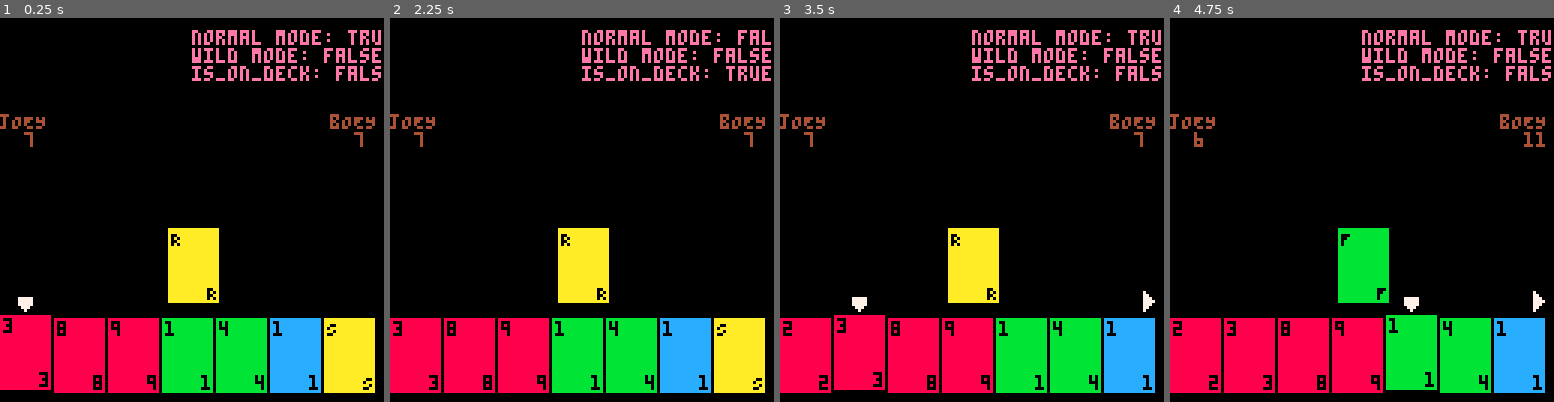
Above: before the commit, frames 1-4 (left to right).
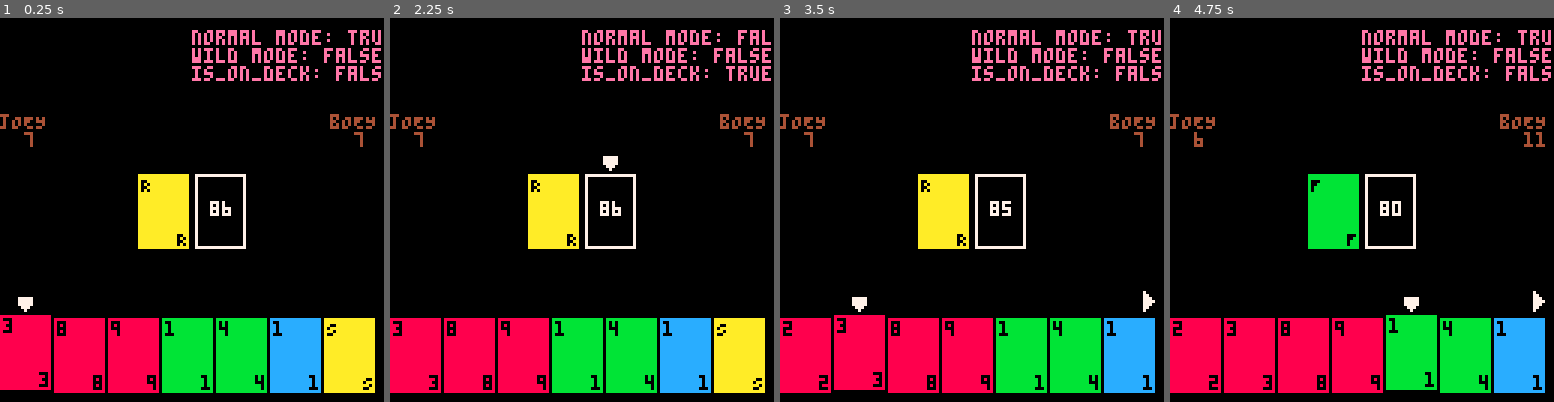
Above: after the commit, the same moments.

Repository: jakeharris/picuno
Game: PICO-8 cartridge carts/picuno.p8
Two runs of this game, one before a commit and one after it. Both use one fixed random seed, a clock stepped at 60 frames per second and the inputs below.
Inputs:
- Up to frame 1 (0.25 s): no input
- Up to frame 2 (2.25 s): tap O (Z key) at 0.7, 1.7, 2.1 s; hold Right 1.6-2.1 s; hold Up from 2.15 s (still down)
- Up to frame 3 (3.5 s): release Up at 2.42 s; hold Right 2.47-3.03 s; tap O (Z key) at 2.5, 2.9, 3.3 s; hold Left from 3.08 s (still down)
- Up to frame 4 (4.75 s): release Left at 3.58 s; hold Down 3.63-3.97 s; tap O (Z key) at 3.7, 4.1, 4.5 s; hold Right 4.02-4.68 s; hold Up from 4.73 s (still down)

The runs differ from the first frame. In frame 1, 5.1% of the frame differs, in the area x 35-65%, y 40-75%; in frame 2, 5.2%, in the area x 35-65%, y 35-75%; in frame 3, 5.1%; in frame 4, 5.1%.

Commit message:
Render deck & discard in center of screen

Diff:
--- a/carts/picuno.p8
+++ b/carts/picuno.p8
@@ -22,6 +22,11 @@
   [12] = 'D',
   [13] = 'W',
   [14] = 'F'
+}
+
+DISCARD_COORDS = {
+  left = 64 - CARD_CONSTS.width - 2,
+  top = 64 - CARD_CONSTS.height / 2
 }
 
 deck = {}
@@ -92,6 +97,7 @@
   render_hand()
   render_scroll_arrows()
   render_discard()
+  render_deck()
   render_ai()
 
   if is_wild_selection_mode then
@@ -149,7 +155,11 @@
 end
 
 function render_discard()
-  render_card(discard[#discard], 64 - (CARD_CONSTS.width / 2), 96 - 2 - (CARD_CONSTS.height))
+  render_card(
+    discard[#discard],
+    DISCARD_COORDS.left,
+    DISCARD_COORDS.top
+  )
 end
 
 function render_debug()
@@ -161,24 +171,24 @@
 end
 
 function render_wild_boxes()
-  local x = 64 + (CARD_CONSTS.width / 2) + 2  -- to the right of the discard
-  local y = 96 - 2 - (CARD_CONSTS.height) -- starting at the top of the card
   local w = 3
   local h = 3
+  local x = DISCARD_COORDS.left - 2 - w  -- to the left of the discard
+  local y = DISCARD_COORDS.top -- starting at the top of the card
   local bm = 2
 
   for i = 1, 4 do
     local box_x = x
-    if i == wild_cursor then box_x += 1 end
+    if i == wild_cursor then box_x -= 1 end
     local box_y = y + ((i - 1) * (h + bm))
     rectfill(box_x, box_y, box_x + w, box_y + h, COLORS[i - 1])
   end
 end
 
 function render_wild_selection()
-  local x = 64 + (CARD_CONSTS.width / 2) + 2 + (3 + 2)  -- to the right of the discard, and the wild boxes
-  local y = 96 - 2 - (CARD_CONSTS.height) -- starting at the top of the card
-  spr(3, x + 1, y + ((wild_cursor - 1) * (3 + 2)) + 1) -- 3 + 2 from wild box height and bottom margin
+  local x = DISCARD_COORDS.left - 2 - 3 - 2 - 1 - 7  -- to the left of the discard, and the wild boxes
+  local y = DISCARD_COORDS.top -- starting at the top of the card
+  spr(3, x, y + ((wild_cursor - 1) * (3 + 2)) + 1, 1, 1, true) -- 3 + 2 from wild box height and bottom margin
   render_wild_boxes()
 end
 
@@ -209,7 +219,19 @@
 end
 
 function render_deck_cursor()
-
+  local x = DISCARD_COORDS.left + CARD_CONSTS.width / 2 + CARD_CONSTS.width
+  local y = DISCARD_COORDS.top - 2 - 5
+  spr(2, x, y)
+end
+
+function render_deck()
+  if #deck == 0 then return end
+
+  local x = DISCARD_COORDS.left + 3 + CARD_CONSTS.width -- to the right of the discard
+  local y = DISCARD_COORDS.top
+  local coords = get_center_text_positions(tostr(#deck), x, y)
+  rect(x, y, x + CARD_CONSTS.width, y + CARD_CONSTS.height, 7) -- white
+  print(#deck, coords.x + CARD_CONSTS.width / 2, coords.y + CARD_CONSTS.height / 2, 7) -- white
 end
 
 function handle_input()
@@ -498,6 +520,12 @@
   return seq
 end
 
+function get_center_text_positions(text, x, y)
+  local text_width = 3
+  local text_height = 5
+  return { x = x - (#text * text_width / 2), y = y - (text_height / 2) }
+end
+
 
 __gfx__
 00000000070000000000000077770000000000000000000000000000000000000000000000000000000000000000000000000000000000000000000000000000
